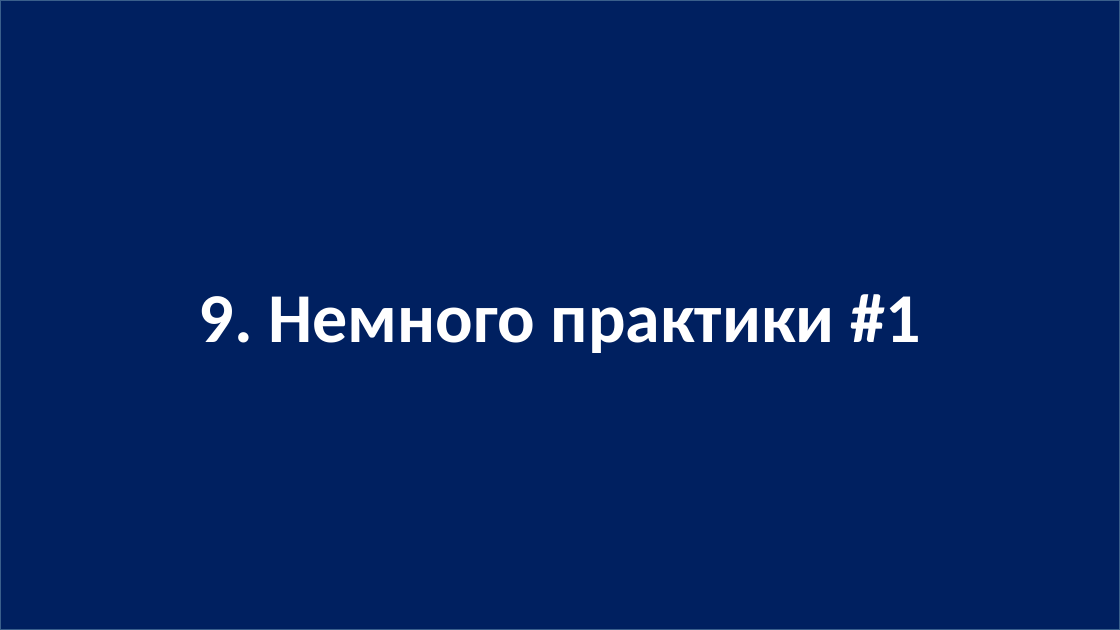
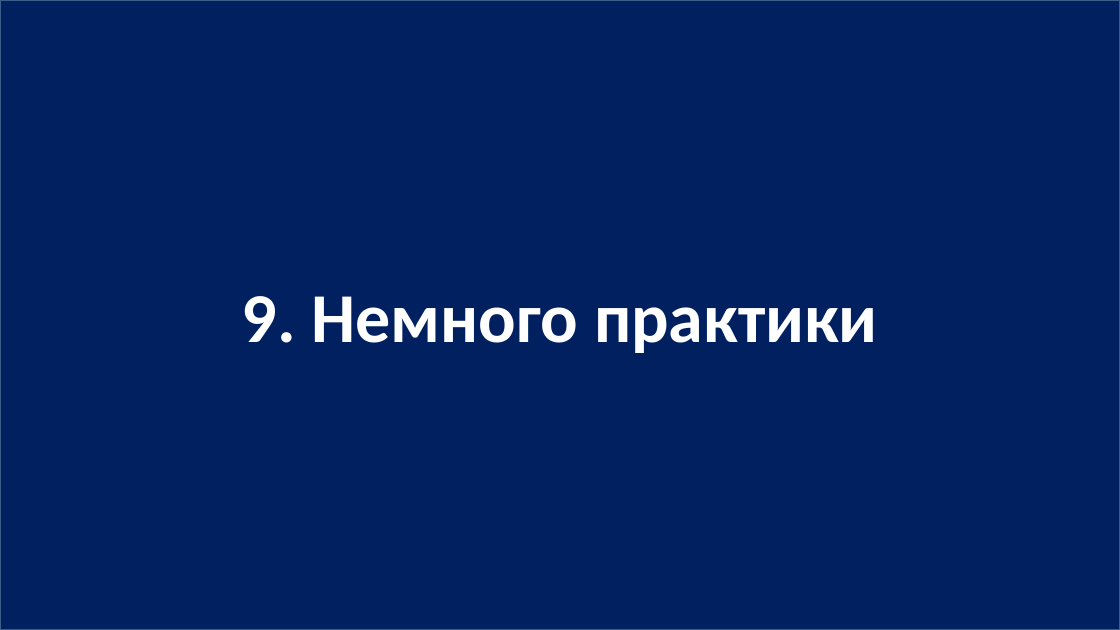
Before and after one commit to js-14-ort-dnipro/lesson03, a slide deck: slide 31 of lesson03.pptx (slide 32 before the commit). Drawn at 1120x630 pixels with LibreOffice and Linux fonts; fonts in the diff are those of the drawing. Boxes give left, top, right and bottom in pixels: in the first picture for what was removed or moved away, otherwise in the second. Text is boxed around its words. In the diff, an @@ line names an element or a change of style, - is before the commit and + after.

```diff
--- a/lesson03.pptx
+++ b/lesson03.pptx
@@ text in rectangle at [242,296,878,353]: text changed @@
-9. Немного практики #1
+9. Немного практики
```
Also in this commit, not shown: 1 other slide changed, 3 slides removed, 1 other file.
